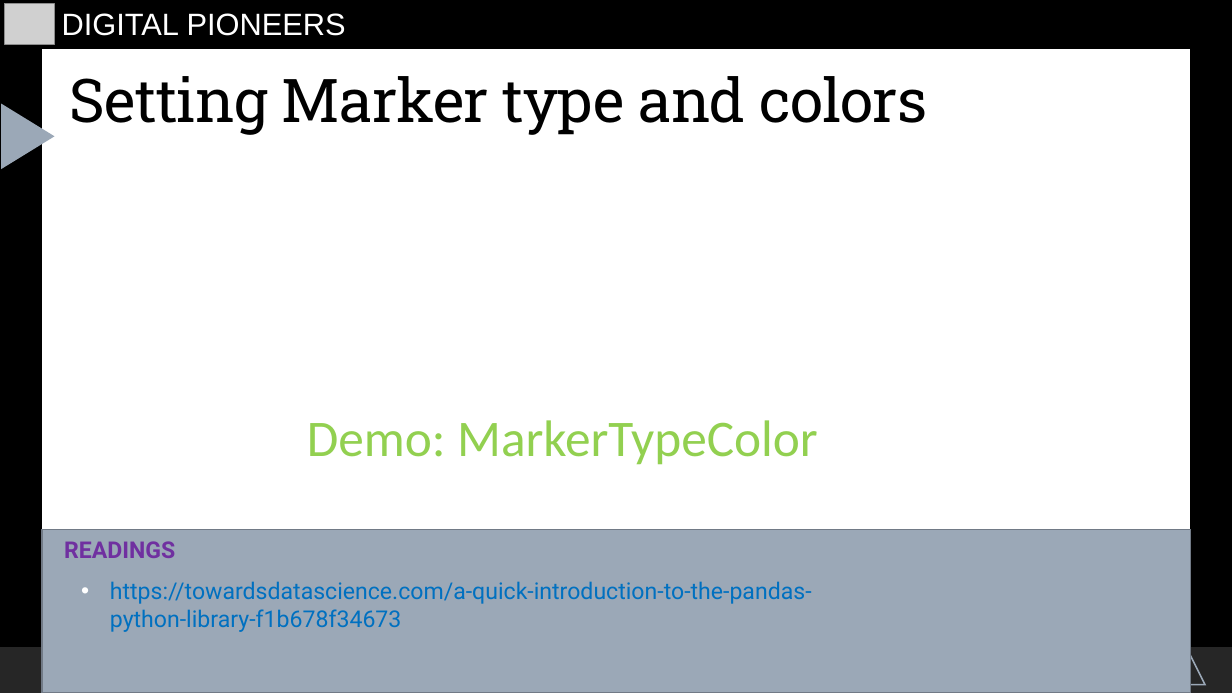
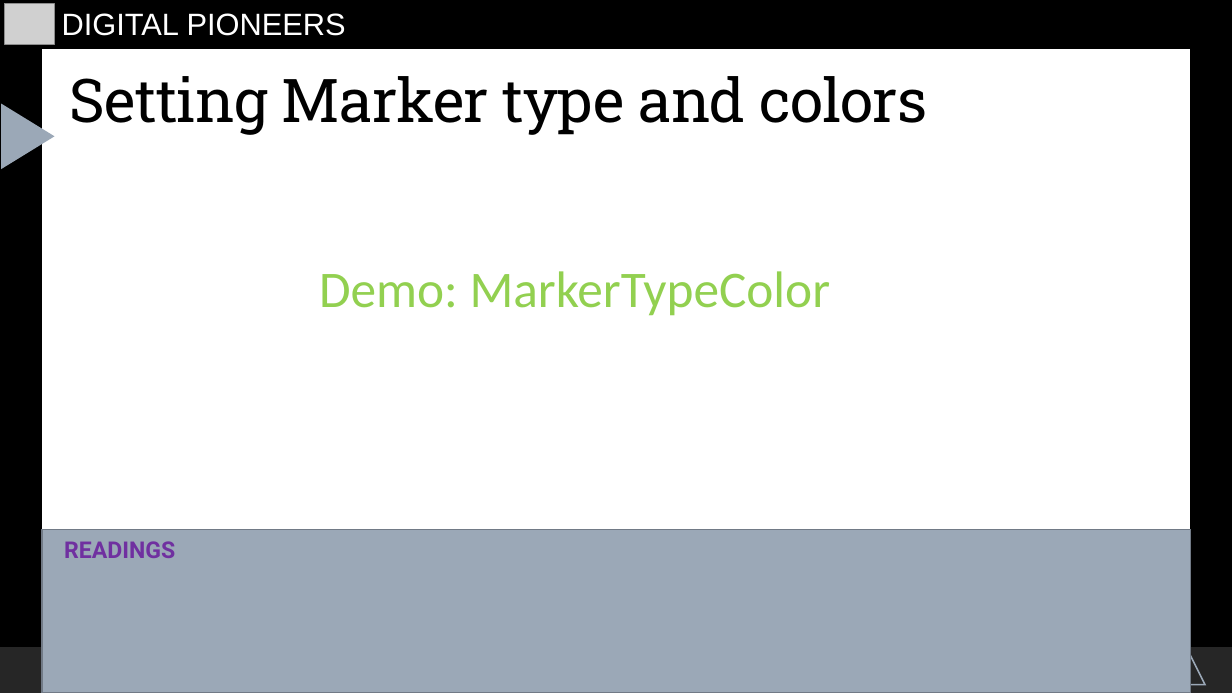
Before and after one commit to starswish2100/pythoninfinance, a slide deck: slide 3 of Introduction/hewei-material/6.Reporting_Virtualization/ReportingVirtualization.odp. Drawn at 1232x693 pixels with LibreOffice and Linux fonts; fonts in the diff are those of the drawing; grey boxes stand for pictures. Boxes give left, top, right and bottom in pixels: in the first picture for what was removed or moved away, otherwise in the second. Text is boxed around its words. In the diff, an @@ line names an element or a change of style, - is before the commit and + after.

```diff
--- a/Introduction/hewei-material/6.Reporting_Virtualization/ReportingVirtualization.odp
+++ b/Introduction/hewei-material/6.Reporting_Virtualization/ReportingVirtualization.odp
@@ text "Demo: MarkerTypeColor": place and size @@
-text "Demo: MarkerTypeColor" at [307,420,818,465]
+text "Demo: MarkerTypeColor" at [319,271,831,316]
@@ text removed at [110,581,812,632] @@
-• https://towardsdatascience.com/a-quick-introduction-to-the-pandas-python-library-f1b678f34673
```
Also in this commit, not shown: 9 slides added, 14 other files.
